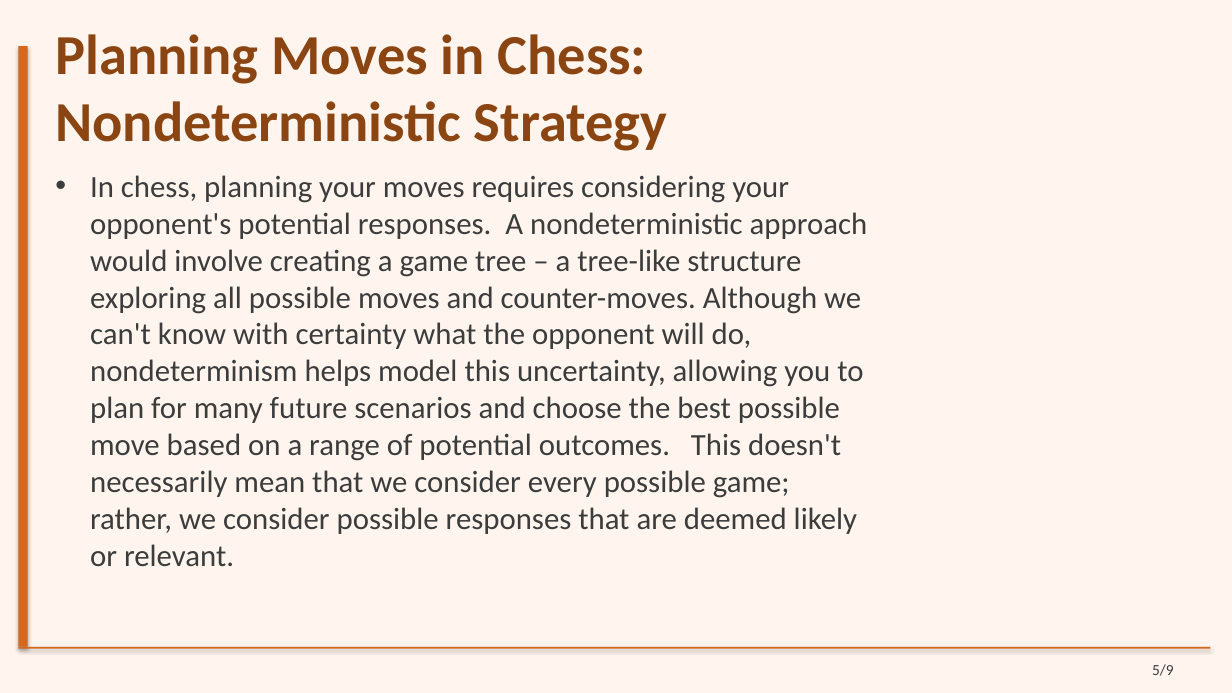
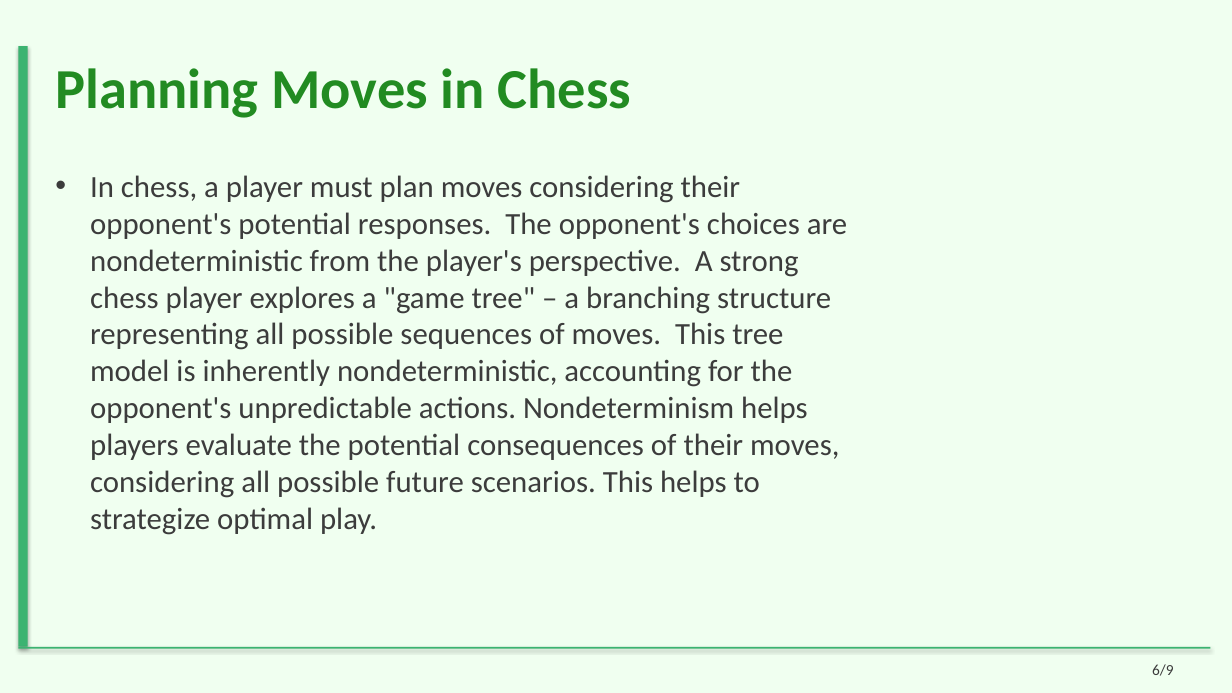
Before and after one commit to sanskarsri26/pdf-to-lecture, a slide deck: slide 6 of Styled_Slides.pptx (slide 5 before the commit). Drawn at 1232x693 pixels with LibreOffice and Linux fonts; fonts in the diff are those of the drawing. Boxes give left, top, right and bottom in pixels: in the first picture for what was removed or moved away, otherwise in the second. Text is boxed around its words. In the diff, an @@ line names an element or a change of style, - is before the commit and + after.

```diff
--- a/Styled_Slides.pptx
+++ b/Styled_Slides.pptx
@@ background #FFF5EE to #F0FFF0 @@
@@ rectangle at <box>18,46,28,647</box>: fill #D2691E to #3CB371 @@
@@ title at <box>55,68,631,118</box>: text changed; text colour #8B4513 to #228B22 @@
-Planning Moves in Chess: Nondeterministic Strategy
+Planning Moves in Chess
@@ text at <box>90,175,847,535</box>: text changed @@
-• In chess, planning your moves requires considering your opponent's potential responses. A nondeterministic approach would involve creating a game tree – a tree-like structure exploring all possible moves and counter-moves. Although we can't know with certainty what the opponent will do, nondeterminism helps model this uncertainty, allowing you to plan for many future scenarios and choose the best possible move based on a range of potential outcomes. This doesn't necessarily mean that we consider every possible game; rather, we consider possible responses that are deemed likely or relevant.
+• In chess, a player must plan moves considering their opponent's potential responses. The opponent's choices are nondeterministic from the player's perspective. A strong chess player explores a "game tree" – a branching structure representing all possible sequences of moves. This tree model is inherently nondeterministic, accounting for the opponent's unpredictable actions. Nondeterminism helps players evaluate the potential consequences of their moves, considering all possible future scenarios. This helps to strategize optimal play.
@@ rectangle at <box>18,647,1211,649</box>: fill #D2691E to #3CB371 @@
@@ text at <box>1152,664,1174,676</box>: text changed @@
-5/9
+6/9
```
Also in this commit, not shown: 7 other slides changed, 1 slide added, 1 slide removed, 17 other files.
